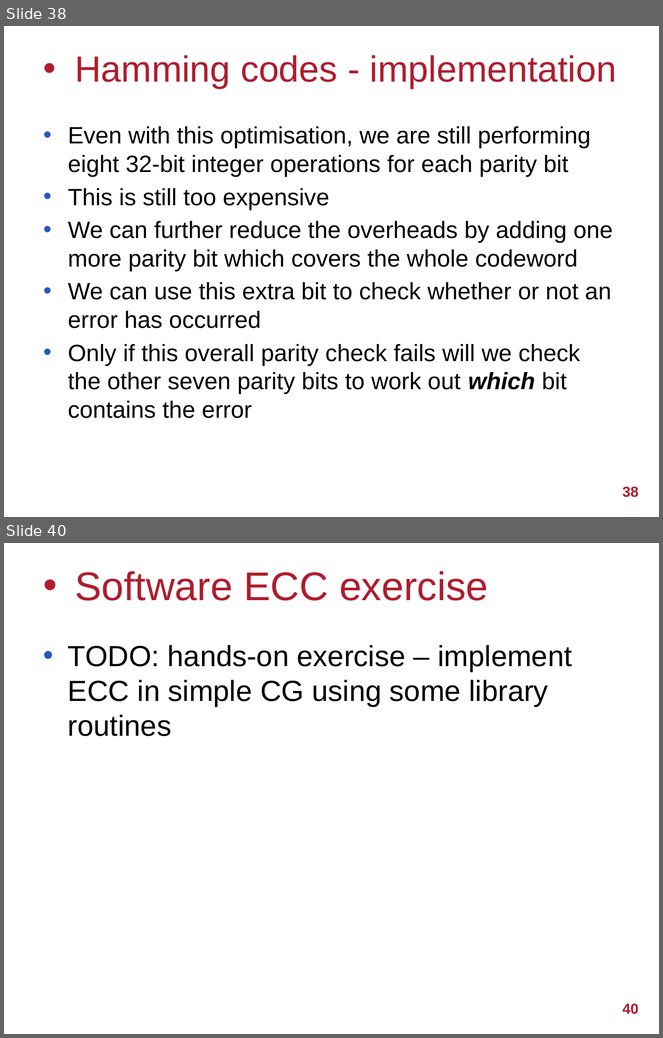
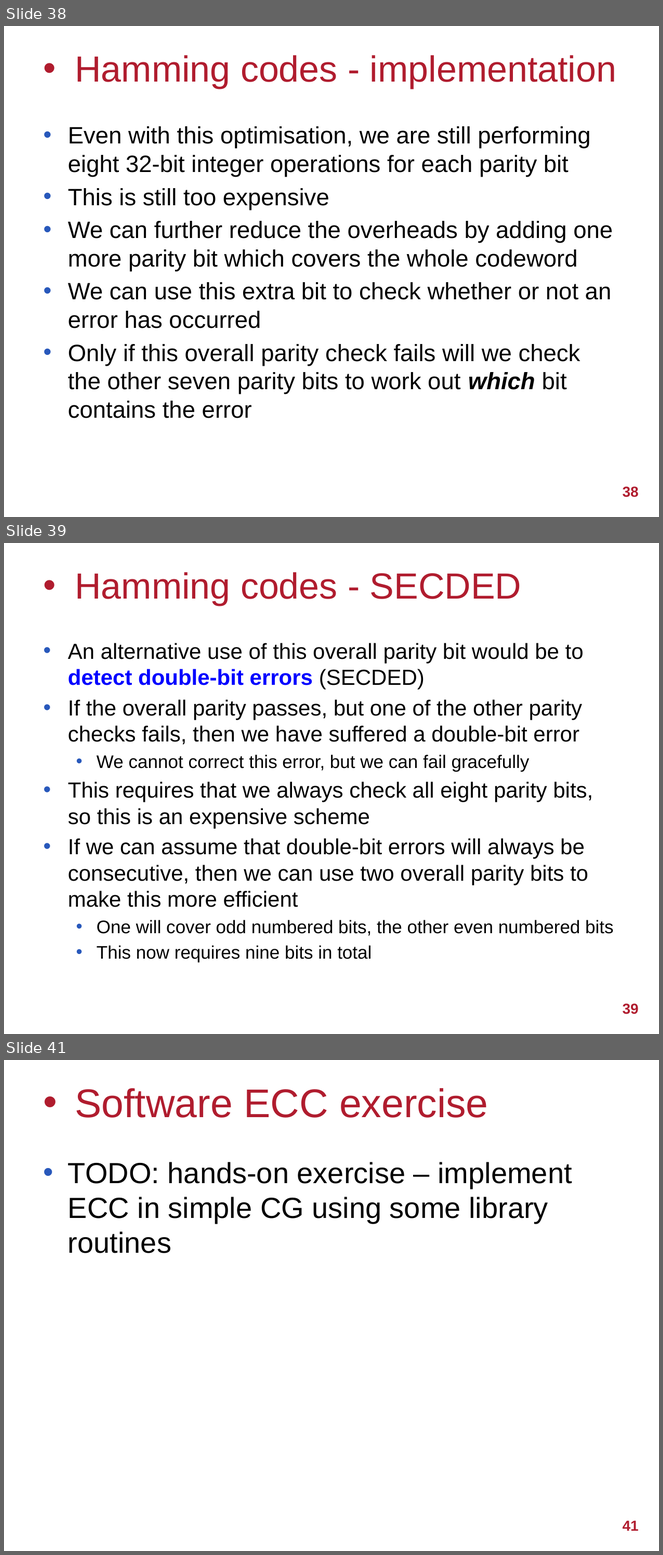
Before and after one commit to UoB-HPC/abft-training, a slide deck: abft-training.pptx. Shown one above the other, each under a label of ours: slides 38 and 40 before the commit, slides 38, 39 and 41 after it; the slides between them are not shown. The pictures are 663x1038 and 663x1555 pixels, drawn with LibreOffice and Linux fonts; fonts in the diff are those of the drawing; background and template pictures are left out. Boxes give left, top, right and bottom in pixels: in the first picture for what was removed or moved away, otherwise in the second. Text is boxed around its words. In the diff, an @@ line names an element or a change of style, - is before the commit and + after.

Commit message:
Add slide describing SECDED

```diff
--- a/abft-training.pptx
+++ b/abft-training.pptx
@@ slide 39 added at (x1=4, y1=543, x2=659, y2=1034), background #FFFFFF @@
@@ title added at (x1=75, y1=572, x2=521, y2=605), 40 pt, text #B01C2E @@
+• Hamming codes - SECDED
@@ text added at (x1=68, y1=643, x2=613, y2=962), 24 pt, text #000000 @@
+• An alternative use of this overall parity bit would be to detect double-bit errors (SECDED)
+• If the overall parity passes, but one of the other parity checks fails, then we have suffered a double-bit error
+  • We cannot correct this error, but we can fail gracefully
+• This requires that we always check all eight parity bits, so this is an expensive scheme
+• If we can assume that double-bit errors will always be consecutive, then we can use two overall parity bits to make this more efficient
+  • One will cover odd numbered bits, the other even numbered bits
+  • This now requires nine bits in total
@@ page number added at (x1=623, y1=1004, x2=639, y2=1015), 16 pt, text #B01C2E, bold @@
+39
@@ what was slide 40 is now slide 41 @@
@@ page number at (x1=623, y1=1521, x2=639, y2=1531): text changed @@
-40
+41
```
Also in this commit, not shown: 4 slides changed.
